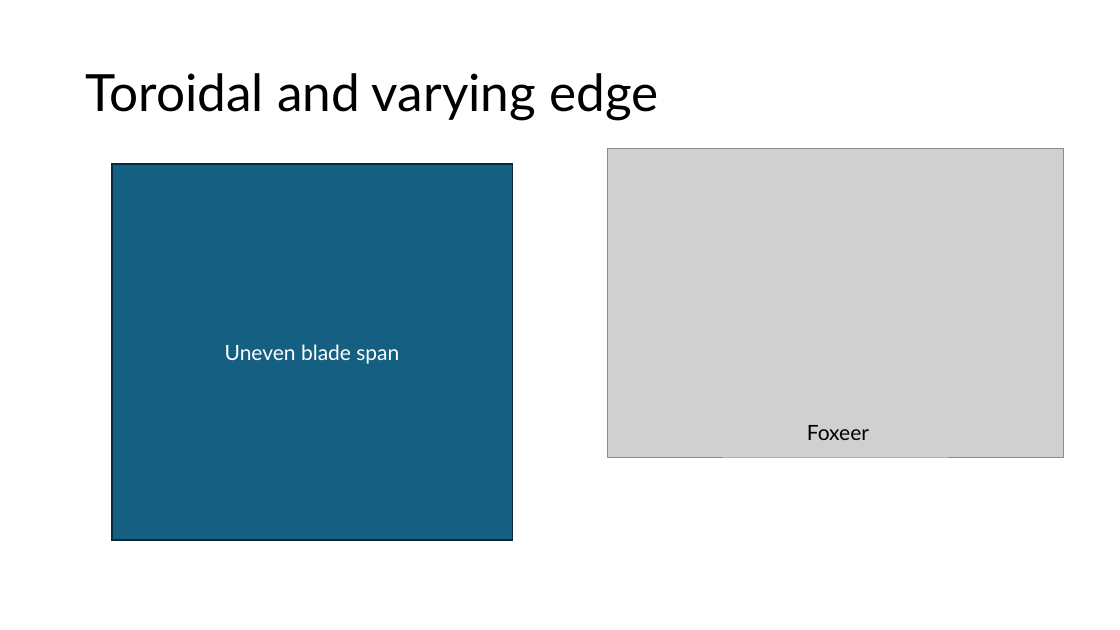
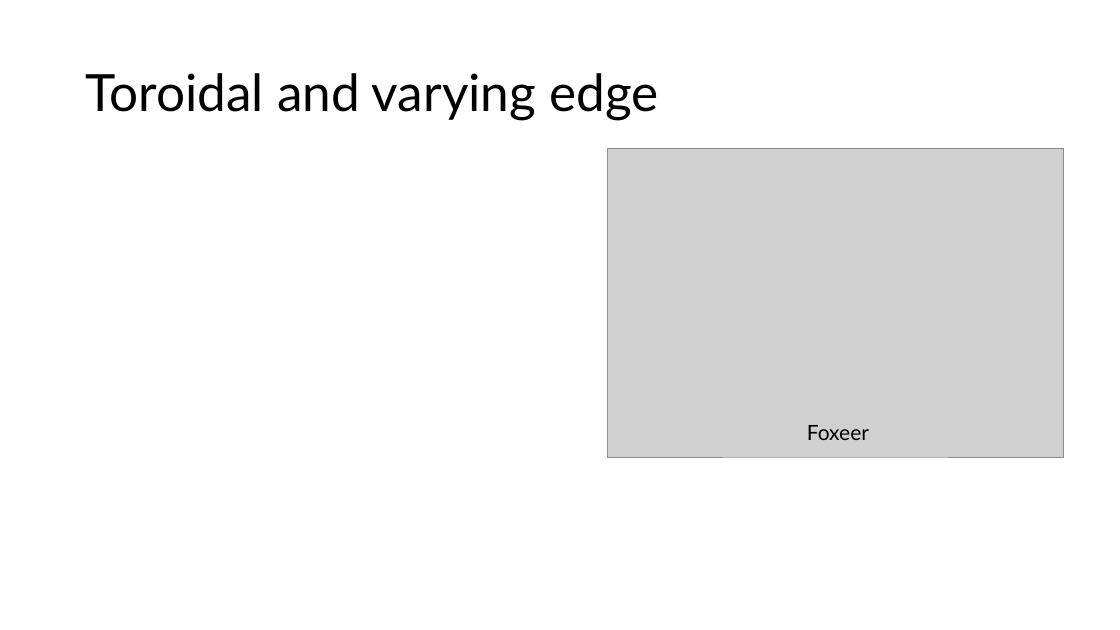
Before and after one commit to lpender3672/propeller-acoustics, a slide deck: slide 4 of deliverables/michaelmas_presentation.pptx. Drawn at 1120x630 pixels with LibreOffice and Linux fonts; fonts in the diff are those of the drawing; grey boxes stand for pictures. Boxes give left, top, right and bottom in pixels: in the first picture for what was removed or moved away, otherwise in the second. Text is boxed around its words. In the diff, an @@ line names an element or a change of style, - is before the commit and + after.

```diff
--- a/deliverables/michaelmas_presentation.pptx
+++ b/deliverables/michaelmas_presentation.pptx
@@ rectangle removed at [112,164,513,540] @@
-Uneven blade span
```
Also in this commit, not shown: 3 other slides changed, 1 other file.
